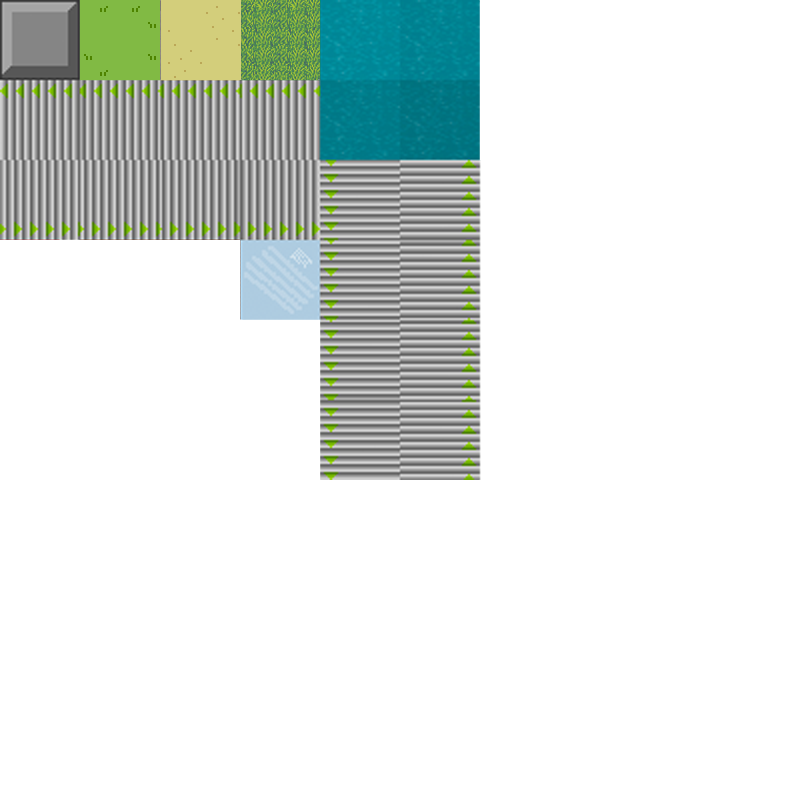
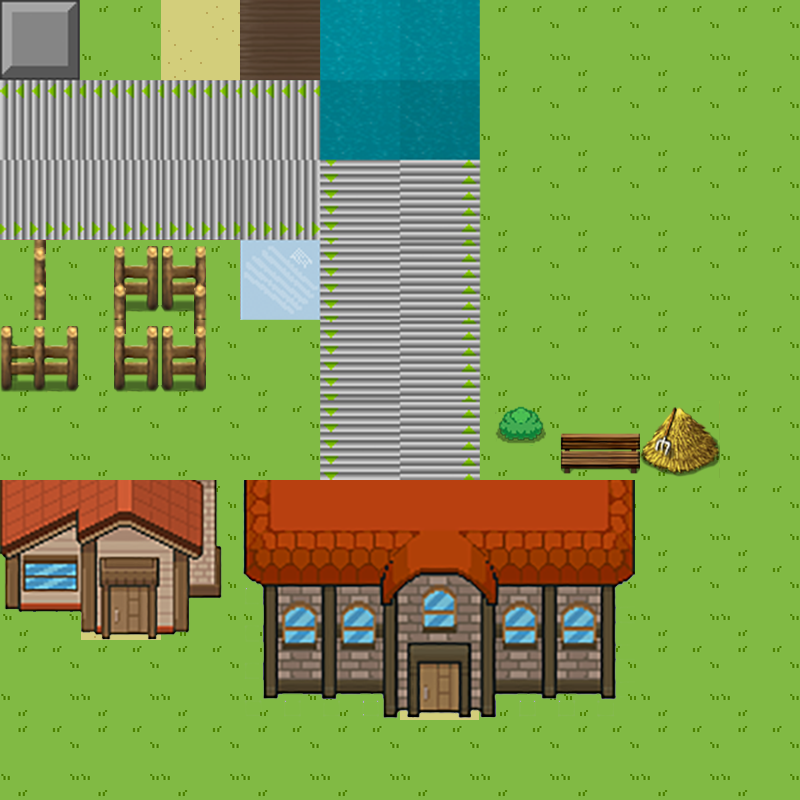
Layers edited between the first and the second 800px x 800px image:
added layer "Grass kopiëren 16" above "Corner-tr" over [480, 400, 560, 480]
added group "Groep 2" with 3 layers above "Groep 3" over [240, 480, 640, 720]
added layer "Bank" in group "Groep 2" over [242, 480, 635, 720]
added layer "Grass kopiëren 11" in group "Groep 2" over [240, 480, 640, 720]
added layer "Sand kopiëren" in group "Groep 2" over [399, 640, 479, 720]
added group "Groep 3" with 2 layers above "Corner-br" over [0, 480, 222, 640]
added layer "House" in group "Groep 3" over [0, 480, 222, 640]
added layer "Sand kopiëren 2" in group "Groep 3" over [81, 560, 161, 640]
added layer "Floor" above "Groep 1" over [240, 0, 320, 80]
added group "Groep 1" with 6 layers above "Rails" over [0, 240, 240, 400]
added layer "Grass kopiëren 2" in group "Groep 1" over [159, 320, 240, 400]
added layer "Grass kopiëren 3" in group "Groep 1" over [79, 320, 160, 400]
added layer "Grass kopiëren 4" in group "Groep 1" over [0, 320, 81, 400]
added layer "Grass kopiëren" (1st of 3, in "Groep 1") in group "Groep 1" over [159, 240, 240, 320]
added layer "Grass kopiëren" (2nd of 3, in "Groep 1") in group "Groep 1" over [79, 240, 160, 320]
added layer "Grass kopiëren" (3rd of 3, in "Groep 1") in group "Groep 1" over [0, 240, 81, 320]
moved "Edge" into group "Paths" over [0, 0, 481, 480]
added layer "Grass kopiëren 15" in group "Paths" over [81, 0, 161, 80]
added layer "Grass kopiëren 14" in group "Paths" over [0, 480, 240, 640]
moved "TallGrass" above "Grass kopiëren 67" over [240, 0, 320, 80]
added layer "Grass kopiëren 67" in group "Grass" over [720, 0, 800, 80]
added layer "Grass kopiëren 68" in group "Grass" over [640, 0, 720, 80]
added layer "Grass kopiëren 69" in group "Grass" over [560, 0, 640, 80]
added layer "Grass kopiëren 70" in group "Grass" over [480, 0, 560, 80]
…and 94 more changes (92 added, 1 painted, 1 removed, 1 renamed)
